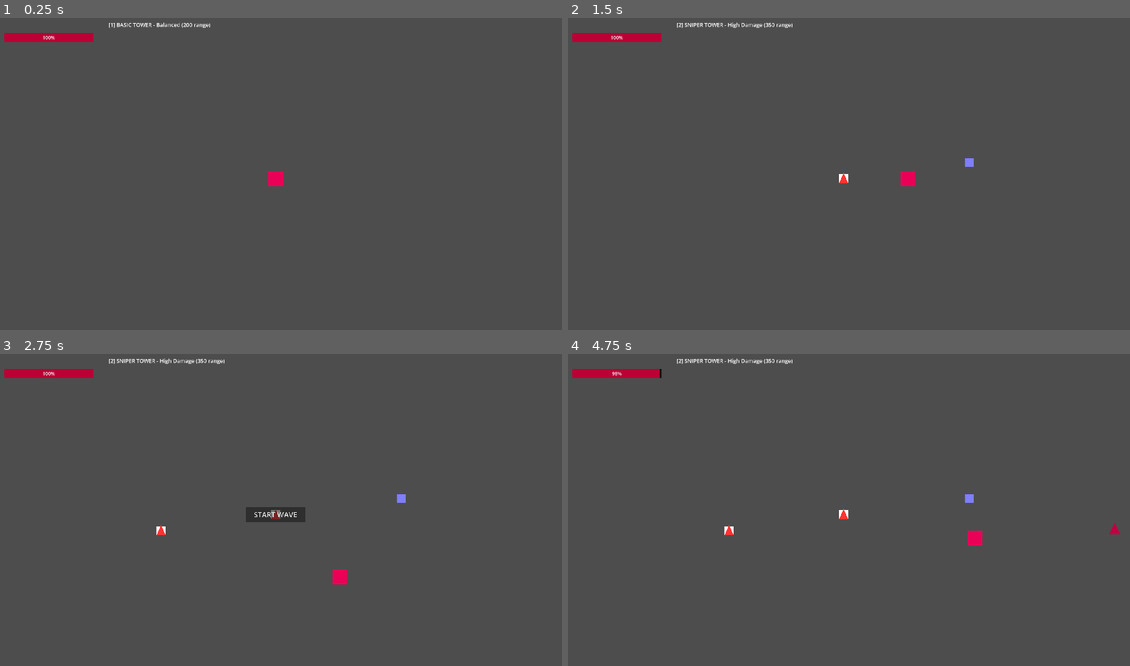
Above: before the commit, frames 1-4 (two rows, left to right).
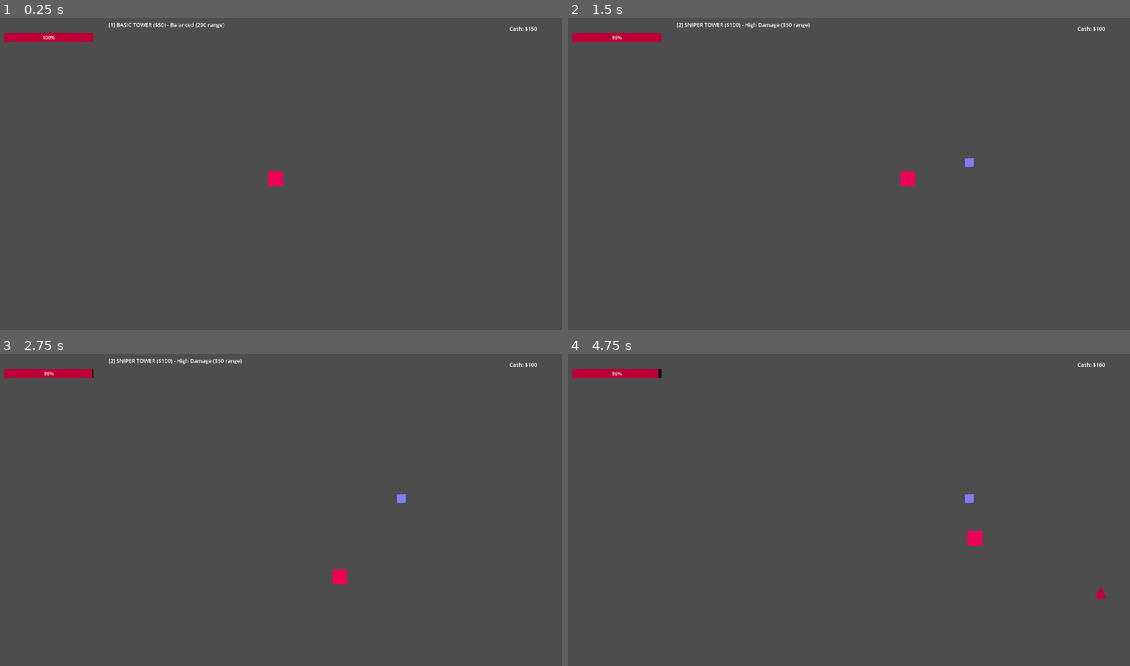
Above: after the commit, the same moments.

Repository: KABIR-SAINI/cult-defense
Game: Godot game, scene res://main.tscn
Same seed, same stepped clock (60 frames per second), same inputs: the game is played once before the commit and once after it.
Inputs (mouse positions are in pixels of both pictures, inside the frame that each line leads up to):
- Up to frame 1 (0.25 s): no input
- Up to frame 2 (1.5 s): tap Enter at 0.5 s; move the mouse to (967, 161) at 0.52 s; hold D (move_right) 0.53-1.25 s; tap 1 at 0.6 s; click (967, 161) at 0.67 s; tap 2 at 0.8 s; click (843, 177) at 1.25 s, where only the run after the commit has a clickable "START WAVE"
- Up to frame 3 (2.75 s): tap Space at 2 s; move the mouse to (162, 531) at 2.02 s; hold S (move_down) from 2.03 s (still down); tap 2 at 2.1 s; click (162, 531) at 2.17 s; tap 3 at 2.3 s
- Up to frame 4 (4.75 s): release S (move_down) at 2.75 s; click (843, 513) at 2.75 s, where only the run before the commit has a clickable "START WAVE"; tap Enter at 3.5 s; move the mouse to (899, 444) at 3.52 s; hold D (move_right) 3.53-4.28 s; tap 3 at 3.6 s; click (899, 444) at 3.67 s; tap 1 at 3.8, 4.35 s; move the mouse to (815, 578) at 4.27 s; hold Up (move_up) from 4.28 s (still down); click (815, 578) at 4.42 s; tap 2 at 4.55 s

The runs differ from the first frame. In frame 1, 0.2% of the frame differs, in the area x 27-96%, y 1-5%; in frame 2, 0.3%; in frame 3, 0.8%, in the area x 7-96%, y 1-59%; in frame 4, 0.4%.

Commit message:
fixed cash system

Diff:
--- a/main.tscn
+++ b/main.tscn
@@ -62,3 +62,10 @@
 offset_bottom = 40.0
 theme_override_colors/font_color = Color(1, 1, 1, 1)
 theme_override_font_sizes/font_size = 18
+
+[node name="CashLabel" type="Label" parent="UI"]
+offset_left = 1744.485
+offset_top = 22.945
+offset_right = 1894.485
+offset_bottom = 52.945045
+theme_override_font_sizes/font_size = 18
--- a/scripts/main.gd
+++ b/scripts/main.gd
@@ -1,36 +1,54 @@
 extends Node2D
 
-const INITIAL_FOLLOWERS = 3
+# Game constants
+const INITIAL_FOLLOWERS = 0
 const INITIAL_DEMONS = 5
 const DEMONS_PER_WAVE = 2
 const SPAWN_INTERVAL = 1.5
 const SPAWN_DISTANCE_MIN = 550
 const SPAWN_DISTANCE_MAX = 650
 
+# Economy constants
+const STARTING_CASH = 150
+const CASH_PER_KILL = 60
+const BASIC_TOWER_COST = 50
+const SNIPER_TOWER_COST = 100
+const MACHINEGUN_TOWER_COST = 75
+
+# Preloaded scenes
 var basic_tower_scene = preload("res://scenes/basic_tower.tscn")
 var sniper_tower_scene = preload("res://scenes/sniper_tower.tscn")
 var machinegun_tower_scene = preload("res://scenes/machinegun_tower.tscn")
 var demon_scene = preload("res://scenes/demon.tscn")
 
-var selected_tower_type = "basic"
-
+# References
 var player
 var start_button
 var wave_label
 var tower_select_label
+var cash_label
 var spawn_timer
 
+# Game state
+var selected_tower_type = "basic"
+var current_cash = STARTING_CASH
 var current_wave = 1
-var followers_to_place = INITIAL_FOLLOWERS
 var followers_placed = 0
 var placement_phase = true
 var wave_active = false
+
+# Wave tracking
 var demons_alive = 0
 var demons_to_spawn = INITIAL_DEMONS
 var demons_spawned = 0
 
 func _ready():
 	add_to_group("main")
+	cache_references()
+	setup_spawn_timer()
+	update_ui()
+
+func cache_references():
 	player = $Player
 
 	if has_node("UI/StartWaveButton"):
@@ -43,55 +61,66 @@
 
 	if has_node("UI/TowerSelectLabel"):
 		tower_select_label = $UI/TowerSelectLabel
-		print("TowerSelectLabel found!")
-	else:
-		print("TowerSelectLabel NOT found - check node name")
-
+
+	if has_node("UI/CashLabel"):
+		cash_label = $UI/CashLabel
+
+func setup_spawn_timer():
 	spawn_timer = Timer.new()
 	spawn_timer.one_shot = false
 	spawn_timer.timeout.connect(spawn_demon)
 	add_child(spawn_timer)
 
-	update_ui()
-
 func _unhandled_input(event):
-	if placement_phase and followers_placed < followers_to_place:
-		# Number keys to select tower type
-		if event is InputEventKey and event.pressed:
-			match event.keycode:
-				KEY_1:
-					selected_tower_type = "basic"
-					update_tower_selection_ui()
-				KEY_2:
-					selected_tower_type = "sniper"
-					update_tower_selection_ui()
-				KEY_3:
-					selected_tower_type = "machinegun"
-					update_tower_selection_ui()
-
-		# Click to place selected tower
-		if event is InputEventMouseButton and event.pressed and event.button_index == MOUSE_BUTTON_LEFT:
-			place_follower(get_global_mouse_position())
-
-func place_follower(pos):
-	var tower_scene
-	match selected_tower_type:
-		"basic":
-			tower_scene = basic_tower_scene
-		"sniper":
-			tower_scene = sniper_tower_scene
-		"machinegun":
-			tower_scene = machinegun_tower_scene
-		_:
-			tower_scene = basic_tower_scene
-
-	var tower = tower_scene.instantiate()
+	if not placement_phase:
+		return
+
+	handle_tower_selection(event)
+	handle_tower_placement(event)
+
+func handle_tower_selection(event):
+	if event is InputEventKey and event.pressed:
+		match event.keycode:
+			KEY_1:
+				selected_tower_type = "basic"
+				update_tower_selection_ui()
+			KEY_2:
+				selected_tower_type = "sniper"
+				update_tower_selection_ui()
+			KEY_3:
+				selected_tower_type = "machinegun"
+				update_tower_selection_ui()
+
+func handle_tower_placement(event):
+	if event is InputEventMouseButton and event.pressed and event.button_index == MOUSE_BUTTON_LEFT:
+		place_tower(get_global_mouse_position())
+
+func place_tower(pos: Vector2):
+	var tower_data = get_tower_data()
+
+	if current_cash < tower_data.cost:
+		return
+
+	current_cash -= tower_data.cost
+
+	var tower = tower_data.scene.instantiate()
 	tower.global_position = pos
 	add_child(tower)
+
 	followers_placed += 1
-
-	if followers_placed >= followers_to_place and start_button:
+	update_ui()
+
+	if followers_placed >= INITIAL_FOLLOWERS and start_button:
 		start_button.visible = true
+
+func get_tower_data() -> Dictionary:
+	match selected_tower_type:
+		"sniper":
+			return {"scene": sniper_tower_scene, "cost": SNIPER_TOWER_COST}
+		"machinegun":
+			return {"scene": machinegun_tower_scene, "cost": MACHINEGUN_TOWER_COST}
+		_:
+			return {"scene": basic_tower_scene, "cost": BASIC_TOWER_COST}
 
 func start_wave():
 	placement_phase = false
@@ -101,33 +130,44 @@
 		start_button.visible = false
 
 	enable_follower_sacrifice()
-
-	demons_to_spawn = INITIAL_DEMONS + (current_wave - 1) * DEMONS_PER_WAVE
-	demons_spawned = 0
-	demons_alive = 0
-
-	spawn_timer.wait_time = SPAWN_INTERVAL
-	spawn_timer.start()
+	setup_demon_spawning()
 
 func enable_follower_sacrifice():
 	for follower in get_tree().get_nodes_in_group("followers"):
 		if follower.has_method("enable_sacrifice"):
 			follower.enable_sacrifice()
 
+func setup_demon_spawning():
+	demons_to_spawn = INITIAL_DEMONS + (current_wave - 1) * DEMONS_PER_WAVE
+	demons_spawned = 0
+	demons_alive = 0
+
+	spawn_timer.wait_time = SPAWN_INTERVAL
+	spawn_timer.start()
+
 func spawn_demon():
 	if demons_spawned >= demons_to_spawn:
 		spawn_timer.stop()
 		return
 
+	var spawn_pos = get_random_spawn_position()
+	var demon = demon_scene.instantiate()
+
+	call_deferred("add_child", demon)
+	demon.global_position = spawn_pos
+
+	set_demon_stats(demon)
+
+	demons_spawned += 1
+	demons_alive += 1
+
+func get_random_spawn_position() -> Vector2:
 	var angle = randf() * TAU
 	var spawn_distance = randf_range(SPAWN_DISTANCE_MIN, SPAWN_DISTANCE_MAX)
 	var offset = Vector2(cos(angle), sin(angle)) * spawn_distance
-	var spawn_pos = player.global_position + offset
-
-	var demon = demon_scene.instantiate()
-	call_deferred("add_child", demon)
-	demon.global_position = spawn_pos
-
+	return player.global_position + offset
+
+func set_demon_stats(demon):
 	var base_health = 50.0 + (current_wave * 10.0)
 	var base_damage = 15.0 + (current_wave * 3.0)
 	var base_speed = 350.0 + (current_wave * 25.0)
@@ -137,14 +177,16 @@
 	demon.damage = base_damage
 	demon.speed = base_speed
 
-	demons_spawned += 1
-	demons_alive += 1
-
 func on_demon_died():
 	demons_alive -= 1
-
-	if demons_alive <= 0 and wave_active and demons_spawned >= demons_to_spawn:
+	current_cash += CASH_PER_KILL
+	update_ui()
+
+	if should_complete_wave():
 		complete_wave()
+
+func should_complete_wave() -> bool:
+	return demons_alive <= 0 and wave_active and demons_spawned >= demons_to_spawn
 
 func complete_wave():
 	wave_active = false
@@ -162,30 +204,58 @@
 func start_placement_phase():
 	placement_phase = true
 	followers_placed = 0
-	followers_to_place = INITIAL_FOLLOWERS + (current_wave - 1)
-	selected_tower_type = "basic"  # Reset to basic tower
+	selected_tower_type = "basic"
 	update_ui()
 
 func update_ui():
+	update_wave_label()
+	update_cash_label()
+	update_start_button()
+	update_tower_selection_ui()
+
+func update_wave_label():
 	if wave_label:
 		wave_label.text = "Wave: " + str(current_wave)
+
+func update_cash_label():
+	if cash_label:
+		cash_label.text = "Cash: $" + str(current_cash)
+
+func update_start_button():
 	if start_button:
 		start_button.visible = false
-	update_tower_selection_ui()
 
 func update_tower_selection_ui():
-	if tower_select_label:
-		if placement_phase:
-			var tower_info = ""
-			match selected_tower_type:
-				"basic":
-					tower_info = "[1] BASIC TOWER - Balanced (200 range)"
-				"sniper":
-					tower_info = "[2] SNIPER TOWER - High Damage (350 range)"
-				"machinegun":
-					tower_info = "[3] MACHINE GUN - Fast Fire (150 range)"
-
-			tower_select_label.text = tower_info
-			tower_select_label.visible = true
-		else:
-			tower_select_label.visible = false
+	if not tower_select_label:
+		return
+
+	if placement_phase:
+		show_tower_selection()
+	else:
+		tower_select_label.visible = false
+
+func show_tower_selection():
+	var tower_info = get_tower_info()
+	var tower_cost = get_tower_cost()
+
+	tower_select_label.text = tower_info
+	tower_select_label.modulate = Color.WHITE if current_cash >= tower_cost else Color.RED
+	tower_select_label.visible = true
+
+func get_tower_info() -> String:
+	match selected_tower_type:
+		"sniper":
+			return "[2] SNIPER TOWER ($100) - High Damage (350 range)"
+		"machinegun":
+			return "[3] MACHINE GUN ($75) - Fast Fire (150 range)"
+		_:
+			return "[1] BASIC TOWER ($50) - Balanced (200 range)"
+
+func get_tower_cost() -> int:
+	match selected_tower_type:
+		"sniper":
+			return SNIPER_TOWER_COST
+		"machinegun":
+			return MACHINEGUN_TOWER_COST
+		_:
+			return BASIC_TOWER_COST
